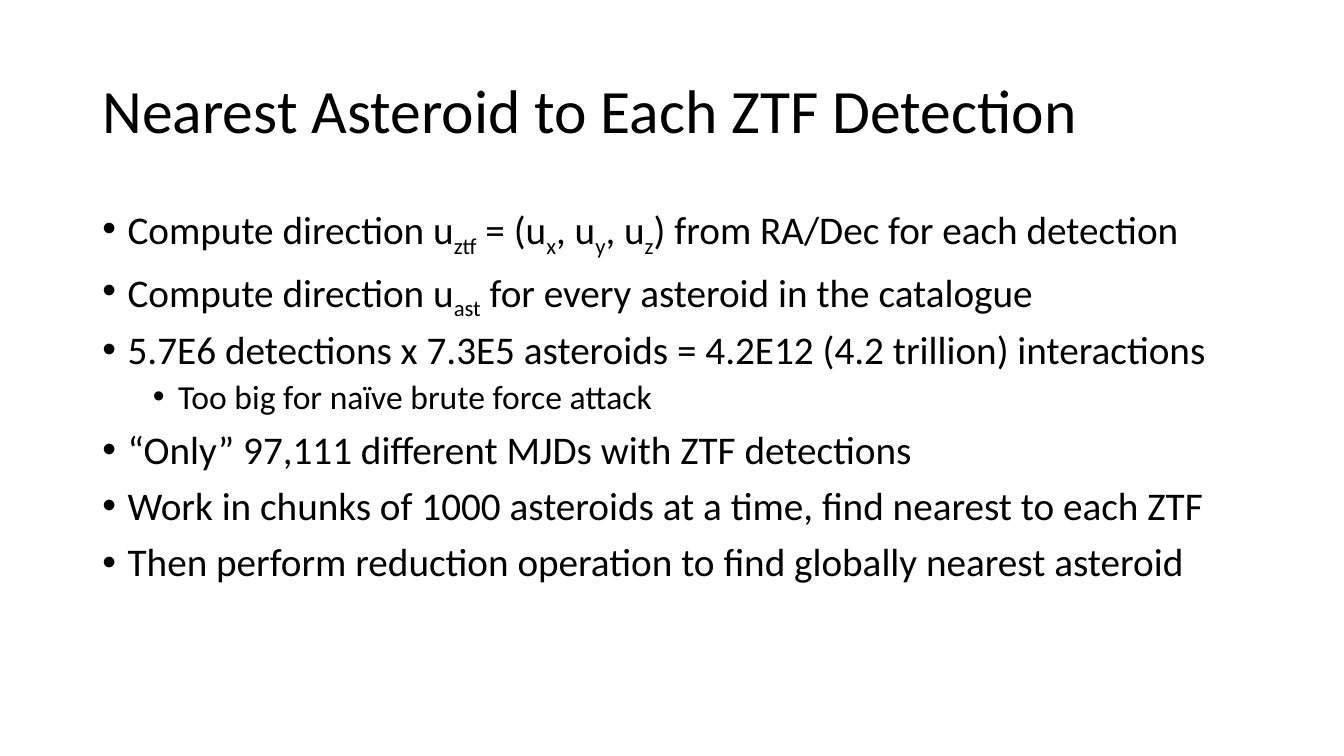
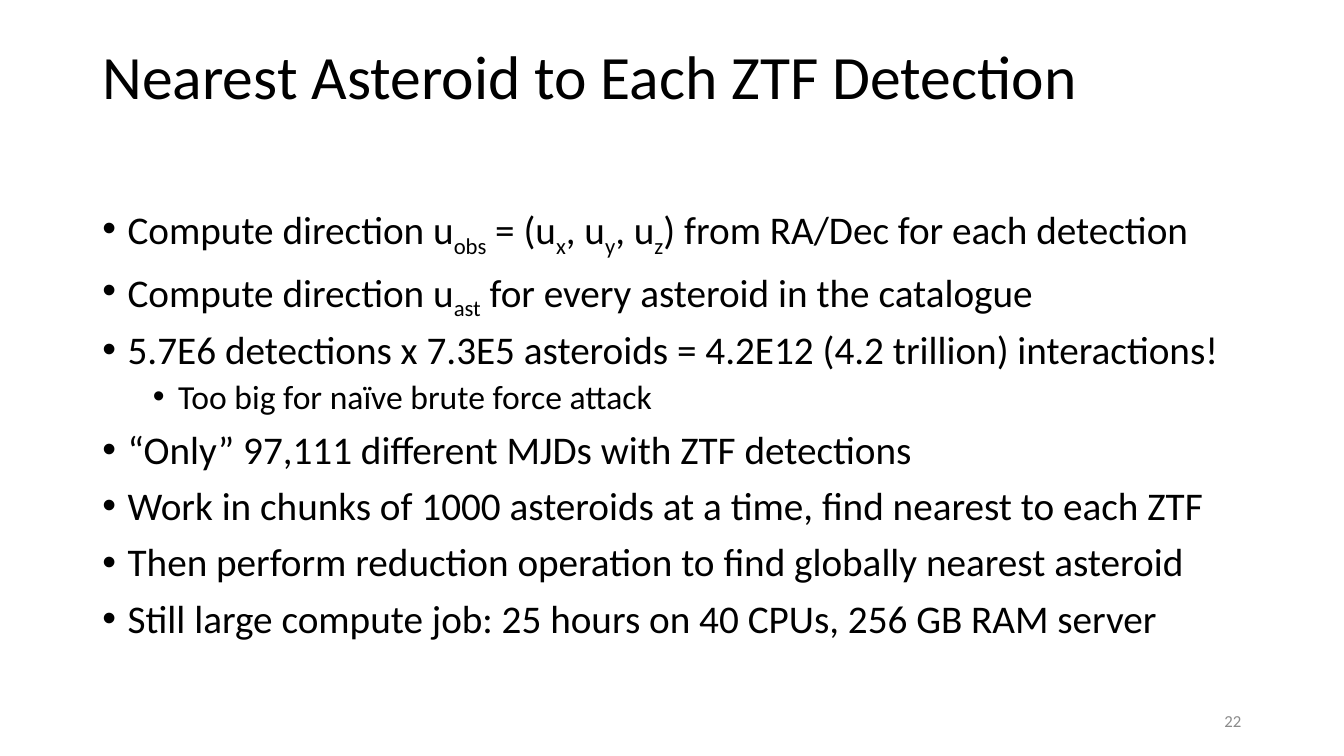
Before and after one commit to memanuel/kepler-sieve, a slide deck: slide 22 of thesis/kepler-sieve-slides.pptx. Drawn at 1344x756 pixels with LibreOffice and Linux fonts; fonts in the diff are those of the drawing. Boxes give left, top, right and bottom in pixels: in the first picture for what was removed or moved away, otherwise in the second. Text is boxed around its words. In the diff, an @@ line names an element or a change of style, - is before the commit and + after.

```diff
--- a/thesis/kepler-sieve-slides.pptx
+++ b/thesis/kepler-sieve-slides.pptx
@@ title "Nearest Asteroid to Each ZTF ...": place and size @@
-title "Nearest Asteroid to Each ZTF ..." at [102, 90, 1077, 134]
+title "Nearest Asteroid to Each ZTF ..." at [102, 56, 1077, 100]
@@ text at [128, 216, 1188, 251]: text changed @@
-• Compute direction uztf = (ux, uy, uz) from RA/Dec for each detection
+• Compute direction uobs = (ux, uy, uz) from RA/Dec for each detection
@@ text at [128, 335, 1218, 370]: text changed @@
-• 5.7E6 detections x 7.3E5 asteroids = 4.2E12 (4.2 trillion) interactions
+• 5.7E6 detections x 7.3E5 asteroids = 4.2E12 (4.2 trillion) interactions!
@@ text at [128, 605, 1156, 640]: paragraph added @@
+• Still large compute job: 25 hours on 40 CPUs, 256 GB RAM server
@@ page number added at [1224, 716, 1241, 727], 12 pt, text #8C8C8C @@
+22
```
Also in this commit, not shown: 51 other slides changed, 3 other files.
